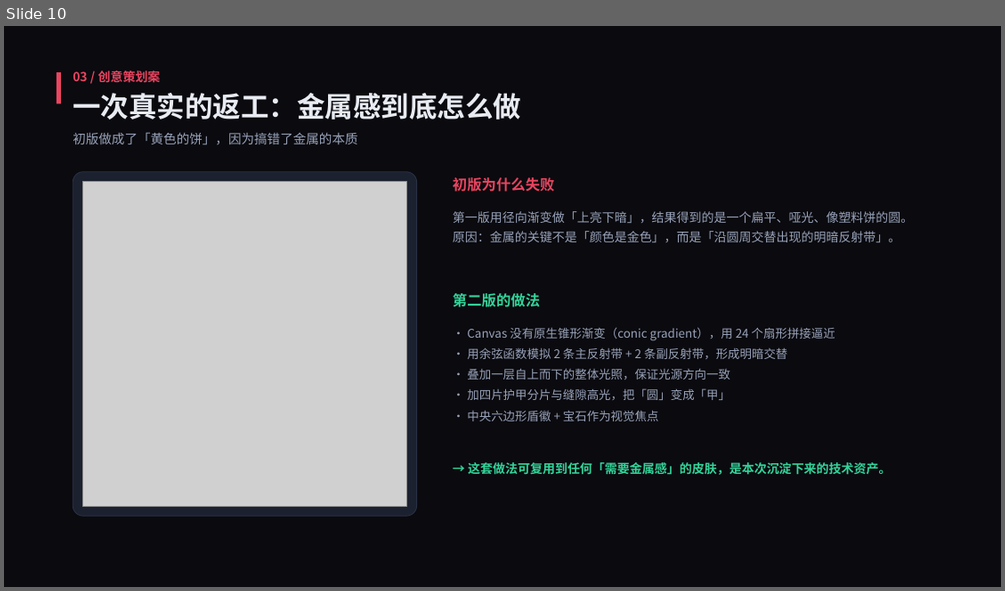
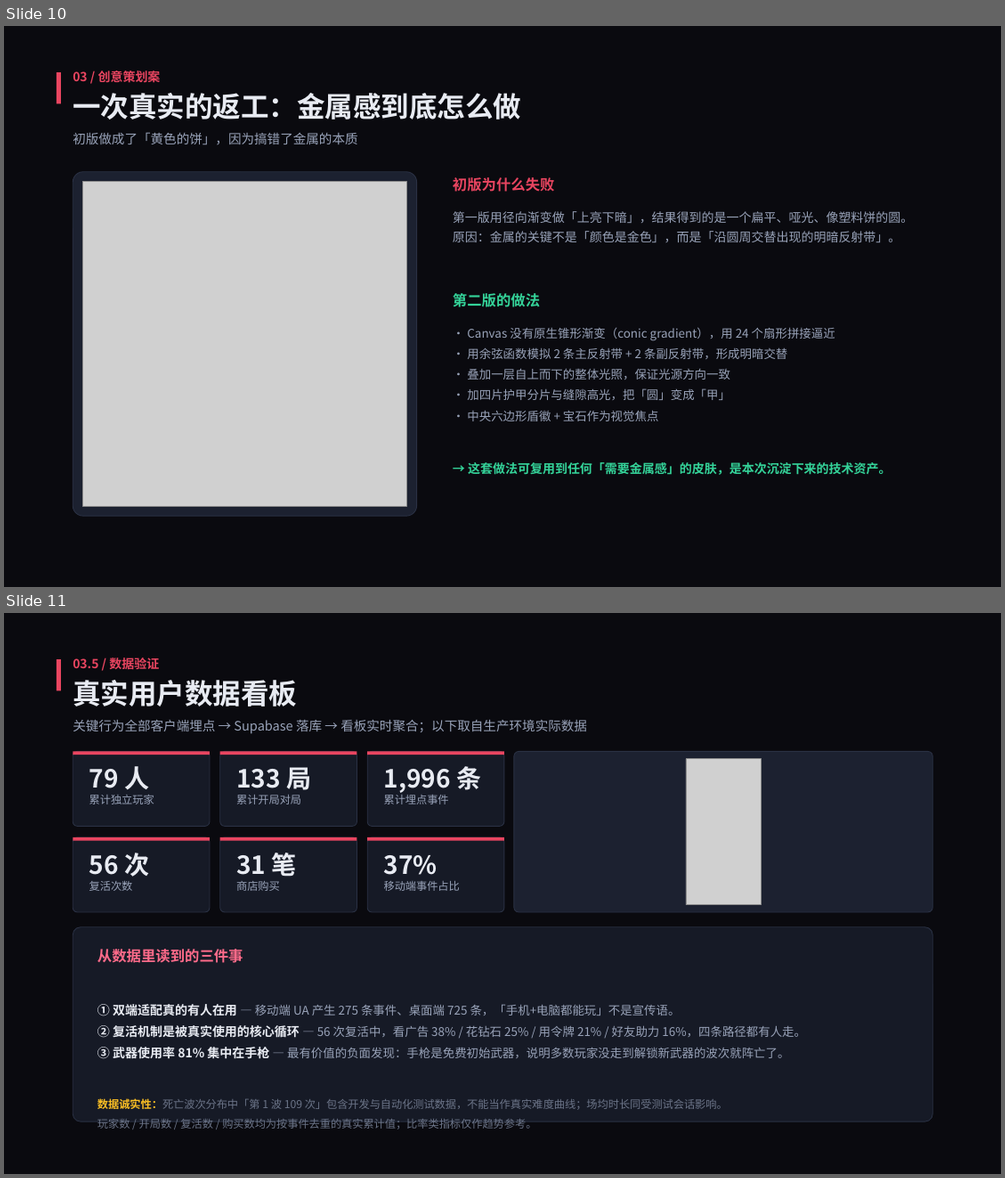
Before and after one commit to AAA-Geeker/Survival-Arena---, a slide deck: portfolio/生存竞技场-武器皮肤分析与创意策划案.pptx. Shown one above the other, each under a label of ours: slide 10 before the commit, slides 10 and 11 after it. The pictures are 1005x591 and 1005x1178 pixels, drawn with LibreOffice and Linux fonts; fonts in the diff are those of the drawing; grey boxes stand for pictures. Boxes give left, top, right and bottom in pixels: in the first picture for what was removed or moved away, otherwise in the second. Text is boxed around its words. In the diff, an @@ line names an element or a change of style, - is before the commit and + after.

```diff
--- a/portfolio/生存竞技场-武器皮肤分析与创意策划案.pptx
+++ b/portfolio/生存竞技场-武器皮肤分析与创意策划案.pptx
@@ slide 11 added at (4, 613, 1001, 1174), background #FFFFFF @@
@@ rectangle added at (4, 613, 1001, 1174), fill #0A0A0F @@
@@ rectangle added at (57, 659, 61, 690), fill #E94560 @@
@@ text added at (73, 656, 159, 672), 12 pt, text #E94560, bold @@
+03.5 / 数据验证
@@ text added at (73, 680, 297, 706), 27 pt, text #E8EBF2, bold @@
+真实用户数据看板
@@ text added at (73, 719, 587, 734), 12.5 pt, text #98A2B8 @@
+关键行为全部客户端埋点 → Supabase 落库 → 看板实时聚合；以下取自生产环境实际数据
@@ rounded rectangle added at (73, 751, 210, 826), fill #161A26, outline #2A3144 0.75 pt @@
@@ rectangle added at (73, 751, 210, 755), fill #E94560 @@
@@ text added at (89, 766, 149, 790), 24 pt, text #E8EBF2, bold @@
+79 人
@@ rounded rectangle added at (220, 751, 357, 826), fill #161A26, outline #2A3144 0.75 pt @@
@@ rectangle added at (220, 751, 357, 755), fill #E94560 @@
@@ text added at (236, 767, 311, 790), 24 pt, text #E8EBF2, bold @@
+133 局
@@ rounded rectangle added at (367, 751, 504, 826), fill #161A26, outline #2A3144 0.75 pt @@
@@ rectangle added at (367, 751, 504, 755), fill #E94560 @@
@@ text added at (384, 766, 481, 793), 24 pt, text #E8EBF2, bold @@
+1,996 条
@@ rounded rectangle added at (514, 751, 933, 912), fill #1C2130, outline #2A3144 0.75 pt @@
@@ picture added at (686, 759, 760, 905) @@
@@ text added at (89, 795, 154, 804), 10.5 pt, text #98A2B8 @@
+累计独立玩家
@@ text added at (236, 795, 301, 804), 10.5 pt, text #98A2B8 @@
+累计开局对局
@@ text added at (384, 792, 449, 804), 10.5 pt, text #98A2B8 @@
+累计埋点事件
@@ rounded rectangle added at (73, 837, 210, 912), fill #161A26, outline #2A3144 0.75 pt @@
@@ rectangle added at (73, 837, 210, 840), fill #E94560 @@
@@ text added at (89, 852, 149, 876), 24 pt, text #E8EBF2, bold @@
+56 次
@@ rounded rectangle added at (220, 837, 357, 912), fill #161A26, outline #2A3144 0.75 pt @@
@@ rectangle added at (220, 837, 357, 840), fill #E94560 @@
@@ text added at (236, 852, 297, 876), 24 pt, text #E8EBF2, bold @@
+31 笔
@@ rounded rectangle added at (367, 837, 504, 912), fill #161A26, outline #2A3144 0.75 pt @@
@@ rectangle added at (367, 837, 504, 840), fill #E94560 @@
@@ text added at (384, 855, 437, 875), 24 pt, text #E8EBF2, bold @@
+37%
@@ text added at (89, 881, 133, 891), 10.5 pt, text #98A2B8 @@
+复活次数
@@ text added at (236, 881, 280, 891), 10.5 pt, text #98A2B8 @@
+商店购买
@@ text added at (384, 881, 460, 891), 10.5 pt, text #98A2B8 @@
+移动端事件占比
@@ rounded rectangle added at (73, 927, 933, 1121), fill #161A26, outline #2A3144 0.75 pt @@
@@ text added at (97, 949, 806, 1129), 11.5 pt, text #98A2B8 @@
+从数据里读到的三件事
+① 双端适配真的有人在用 — 移动端 UA 产生 275 条事件、桌面端 725 条，「手机+电脑都能玩」不是宣传语。
+② 复活机制是被真实使用的核心循环 — 56 次复活中，看广告 38% / 花钻石 25% / 用令牌 21% / 好友助力 16%，四条路径都有人走。
+③ 武器使用率 81% 集中在手枪 — 最有价值的负面发现：手枪是免费初始武器，说明多数玩家没走到解锁新武器的波次就阵亡了。
+数据诚实性：死亡波次分布中「第 1 波 109 次」包含开发与自动化测试数据，不能当作真实难度曲线；场均时长同受测试会话影响。
+玩家数 / 开局数 / 复活数 / 购买数均为按事件去重的真实累计值；比率类指标仅作趋势参考。
```
Also in this commit, not shown: 1 slide changed, 4 other files.
